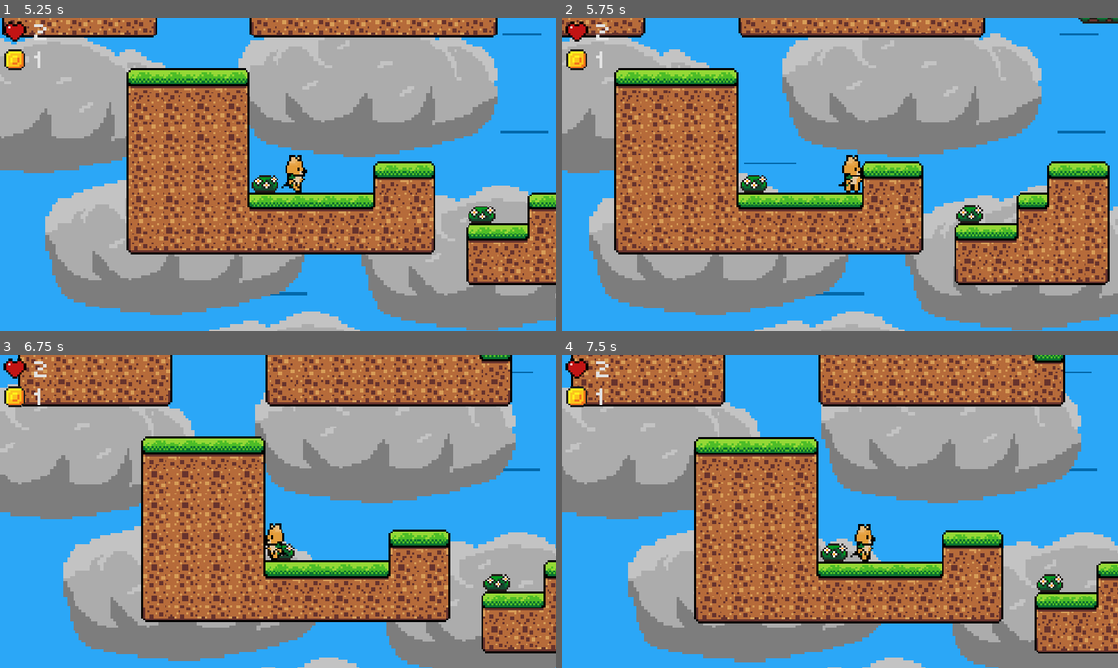
Above: before the commit, frames 1-4 (two rows, left to right).
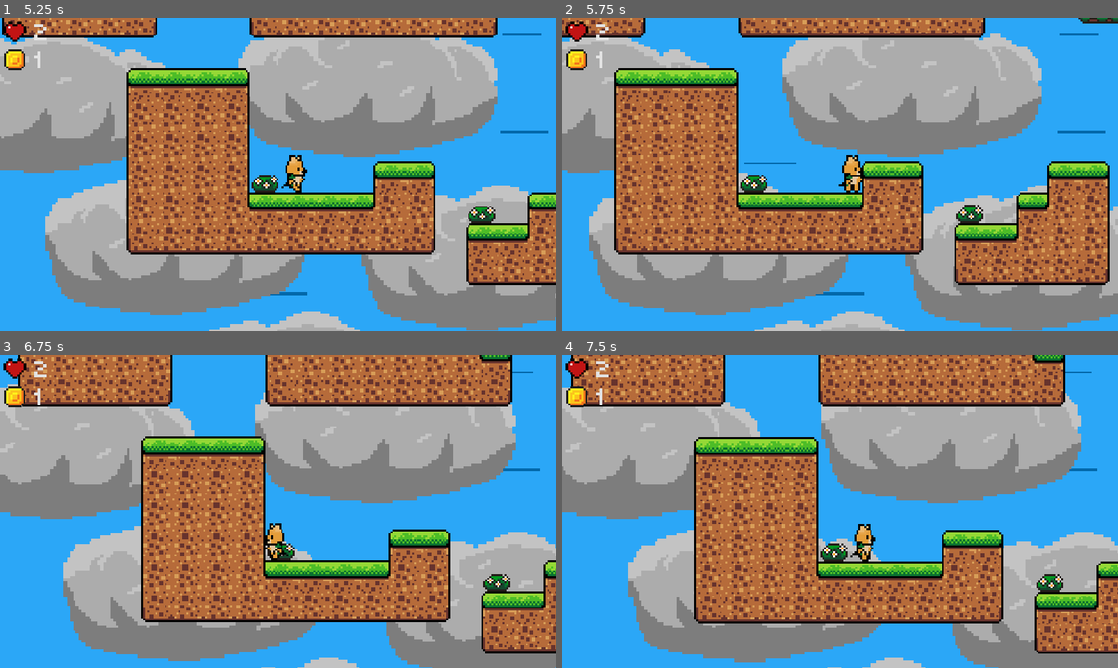
Above: after the commit, the same moments.

Repository: RafaeloxMC/shiba
Game: Godot game, scene res://scenes/main_menu.tscn
The game is run twice, just before and just after one commit, with the same random seed, the same clock (stepped at 60 frames per second) and the same inputs.
Inputs:
- Up to frame 1 (5.25 s): tap Enter (next) at 0.5, 0.6, 1.35, 2.1, 2.85, 3.6, 4.35, 5.1 s; hold Right (move_right) 0.53-2.03 s; tap Space (jump) at 0.77, 1.52, 3.02, 3.77, 4.52 s; hold Left (move_left) 2.03-2.78 s; hold Right (move_right) 2.78-4.28 s; hold Left (move_left) 4.28-5.03 s; hold Right (move_right) from 5.03 s (still down)
- Up to frame 2 (5.75 s): keep holding Right (move_right)
- Up to frame 3 (6.75 s): release Right (move_right) at 5.78 s; hold Left (move_left) from 5.78 s (still down); tap Enter (next) at 5.85, 6.6 s; tap Space (jump) at 6.02 s
- Up to frame 4 (7.5 s): tap Space (jump) at 6.77 s; release Left (move_left) at 7.28 s; hold Right (move_right) from 7.28 s (still down); tap Enter (next) at 7.35 s

Frame 1 is identical in both runs. In frame 2, 0.1% of the frame differs, in the area x 10-96%, y 68-69%; in frame 3, less than 0.1%; in frame 4, less than 0.1%.

Commit message:
Add dog house level goal

Diff:
--- /dev/null
+++ b/assets/sprite_frames/dog_house.tres
@@ -0,0 +1,30 @@
+[gd_resource type="SpriteFrames" load_steps=4 format=3 uid="uid://bwmom6lc8yew6"]
+
+[ext_resource type="Texture2D" uid="uid://b6dl0nf124lmj" path="res://assets/sprites/dog_house.png" id="1_bodh8"]
+
+[sub_resource type="AtlasTexture" id="AtlasTexture_gwcvr"]
+atlas = ExtResource("1_bodh8")
+region = Rect2(0, 0, 64, 64)
+
+[sub_resource type="AtlasTexture" id="AtlasTexture_4f5wu"]
+atlas = ExtResource("1_bodh8")
+region = Rect2(64, 0, 64, 64)
+
+[resource]
+animations = [{
+"frames": [{
+"duration": 1.0,
+"texture": SubResource("AtlasTexture_gwcvr")
+}],
+"loop": false,
+"name": &"default",
+"speed": 10.0
+}, {
+"frames": [{
+"duration": 1.0,
+"texture": SubResource("AtlasTexture_4f5wu")
+}],
+"loop": true,
+"name": &"transparency",
+"speed": 5.0
+}]
--- /dev/null
+++ b/scenes/dog_house.tscn
@@ -0,0 +1,66 @@
+[gd_scene load_steps=9 format=3 uid="uid://uhoo82xnqgww"]
+
+[ext_resource type="Script" uid="uid://bykipdjxxh15i" path="res://scripts/dog_house.gd" id="1_303ex"]
+[ext_resource type="SpriteFrames" uid="uid://bwmom6lc8yew6" path="res://assets/sprite_frames/dog_house.tres" id="1_tofhb"]
+[ext_resource type="FontFile" uid="uid://8t1kpmmy5wvw" path="res://assets/fonts/pixelsix00.ttf" id="2_gwcvr"]
+[ext_resource type="SpriteFrames" uid="uid://5ci3qjfh1j1c" path="res://assets/sprite_frames/coin.tres" id="4_pxr23"]
+
+[sub_resource type="RectangleShape2D" id="RectangleShape2D_gwcvr"]
+size = Vector2(62, 20)
+
+[sub_resource type="RectangleShape2D" id="RectangleShape2D_pxr23"]
+size = Vector2(8, 166)
+
+[sub_resource type="LabelSettings" id="LabelSettings_303ex"]
+font = ExtResource("2_gwcvr")
+
+[sub_resource type="RectangleShape2D" id="RectangleShape2D_tofhb"]
+size = Vector2(32, 45)
+
+[node name="Dog House" type="StaticBody2D"]
+collision_layer = 15
+collision_mask = 15
+script = ExtResource("1_303ex")
+
+[node name="HouseBG" type="AnimatedSprite2D" parent="."]
+sprite_frames = ExtResource("1_tofhb")
+
+[node name="HouseFG" type="AnimatedSprite2D" parent="HouseBG"]
+z_index = 100
+sprite_frames = ExtResource("1_tofhb")
+animation = &"transparency"
+
+[node name="Collider" type="CollisionShape2D" parent="."]
+position = Vector2(1, -3)
+shape = SubResource("RectangleShape2D_gwcvr")
+
+[node name="CollisionShape2D" type="CollisionShape2D" parent="."]
+position = Vector2(28, -51)
+shape = SubResource("RectangleShape2D_pxr23")
+
+[node name="Text" type="Node2D" parent="."]
+
+[node name="Label" type="Label" parent="Text"]
+offset_left = -17.0
+offset_top = -35.0
+offset_right = 32.0
+offset_bottom = -12.0
+text = "0/0"
+label_settings = SubResource("LabelSettings_303ex")
+horizontal_alignment = 2
+
+[node name="CoinSprite" type="AnimatedSprite2D" parent="Text"]
+position = Vector2(-27, -26)
+sprite_frames = ExtResource("4_pxr23")
+autoplay = "default"
+frame_progress = 0.0322001
+
+[node name="Area2D" type="Area2D" parent="."]
+collision_layer = 0
+collision_mask = 2
+
+[node name="Trigger" type="CollisionShape2D" parent="Area2D"]
+position = Vector2(16, 9.5)
+shape = SubResource("RectangleShape2D_tofhb")
+
+[connection signal="body_entered" from="Area2D" to="." method="_on_area_2d_body_entered"]
--- a/scenes/game.tscn
+++ b/scenes/game.tscn
@@ -16,6 +16,7 @@
 [ext_resource type="PackedScene" uid="uid://dwkr2txvg88fv" path="res://scenes/dog_food.tscn" id="14_trtic"]
 [ext_resource type="PackedScene" uid="uid://prtcrbjwfdku" path="res://scenes/dialog_trigger.tscn" id="15_ir15t"]
 [ext_resource type="SpriteFrames" uid="uid://bklk7p5g27qcp" path="res://assets/sprite_frames/player.tres" id="16_ca42v"]
+[ext_resource type="PackedScene" uid="uid://uhoo82xnqgww" path="res://scenes/dog_house.tscn" id="17_rysoc"]
 
 [sub_resource type="TileSetAtlasSource" id="TileSetAtlasSource_lnu2h"]
 texture = ExtResource("2_yqjtg")
@@ -584,3 +585,6 @@
 text = "Oh no! A squirrel! I've heared those are very dangerous!"
 author = "Shiba"
 sprite_frames = ExtResource("16_ca42v")
+
+[node name="Dog House" parent="." instance=ExtResource("17_rysoc")]
+position = Vector2(720, -256)
--- /dev/null
+++ b/scripts/dog_house.gd
@@ -0,0 +1,16 @@
+extends StaticBody2D
+
+@onready var label: Label = $Text/Label
+var goal_coins: int = 0
+
+func pickup() -> void:
+	label.text = str(GameManager.coins) + "/" + str(goal_coins)
+
+func _ready() -> void:
+	GameManager.coin_pickup.connect(pickup)
+	goal_coins = get_tree().current_scene.get_node("Game/Coins").get_child_count()
+
+	label.text = str(GameManager.coins) + "/" + str(goal_coins)
+
+func _on_area_2d_body_entered(_body: Node2D) -> void:
+	print("Triggered!")
Binary file added: assets/sprites/dog_house.png
Not shown, added: assets/sprites/dog_house.png.import
Not shown: 1 places in scenes/game.tscn that only renumber resources
Not shown, added: scripts/dog_house.gd.uid
